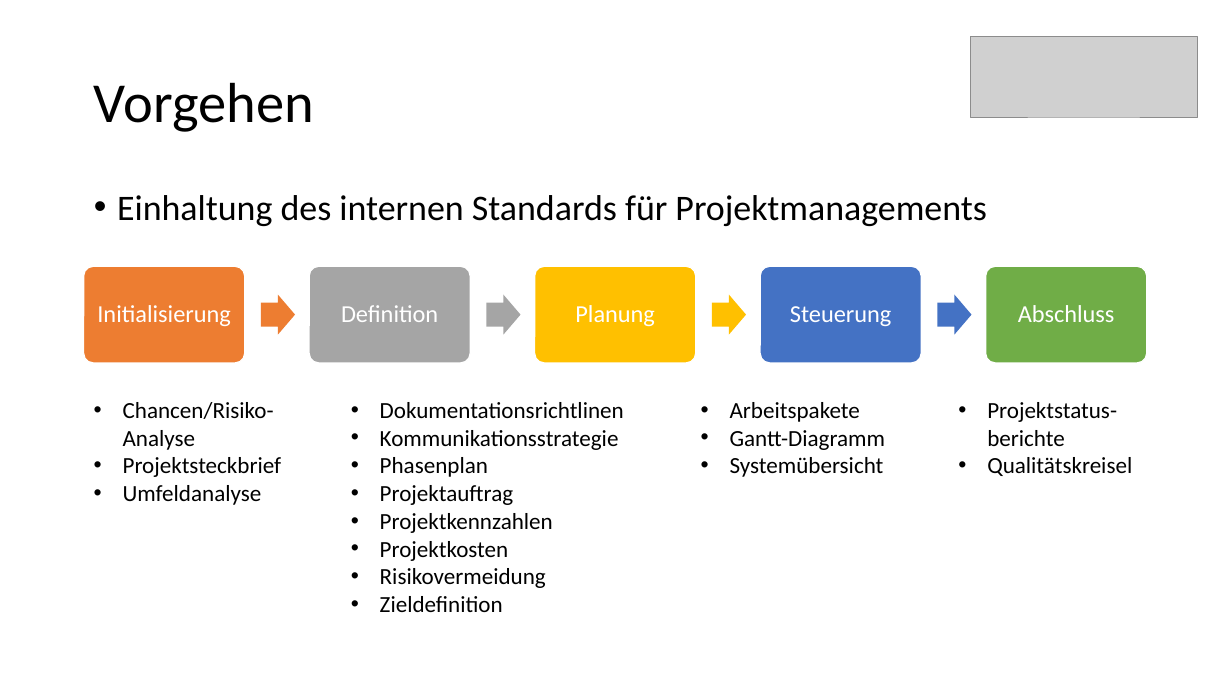
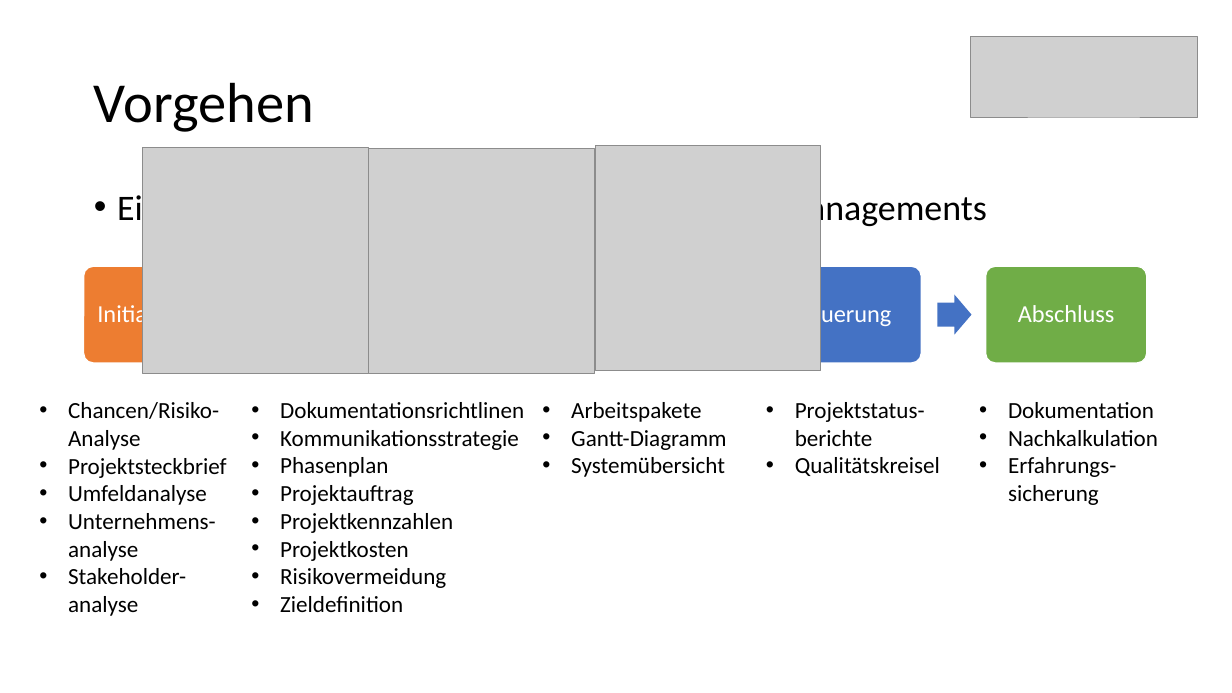
Before and after one commit to Masterarth/PM, a slide deck: slide 7 of documents/projectmanagement/Praesentationen/Vorstellung_Zwischenpräsentation_Karsten.pptx. Drawn at 1232x693 pixels with LibreOffice and Linux fonts; fonts in the diff are those of the drawing; grey boxes stand for pictures. Boxes give left, top, right and bottom in pixels: in the first picture for what was removed or moved away, otherwise in the second. Text is boxed around its words. In the diff, an @@ line names an element or a change of style, - is before the commit and + after.

```diff
--- a/documents/projectmanagement/Praesentationen/Vorstellung_Zwischenpräsentation_Karsten.pptx
+++ b/documents/projectmanagement/Praesentationen/Vorstellung_Zwischenpräsentation_Karsten.pptx
@@ picture added at bbox=[143, 148, 369, 373] @@
@@ picture added at bbox=[369, 148, 594, 373] @@
@@ picture added at bbox=[595, 145, 821, 371] @@
@@ right arrow removed at bbox=[261, 295, 295, 335] @@
@@ right arrow removed at bbox=[486, 295, 520, 335] @@
@@ right arrow removed at bbox=[712, 295, 746, 335] @@
@@ text "Chancen/Risiko-Analyse": place and size @@
-text "Chancen/Risiko-Analyse" at bbox=[123, 402, 282, 505]
+text "Chancen/Risiko-Analyse" at bbox=[68, 402, 227, 616]
@@ text "Dokumentationsrichtlinen": place and size @@
-text "Dokumentationsrichtlinen" at bbox=[380, 402, 624, 612]
+text "Dokumentationsrichtlinen" at bbox=[280, 402, 524, 612]
@@ text "Arbeitspakete": place and size @@
-text "Arbeitspakete" at bbox=[730, 402, 885, 477]
+text "Arbeitspakete" at bbox=[571, 402, 726, 477]
@@ text "Projektstatus-berichte": place and size @@
-text "Projektstatus-berichte" at bbox=[987, 402, 1132, 476]
+text "Projektstatus-berichte" at bbox=[795, 402, 940, 476]
@@ text added at bbox=[1008, 402, 1158, 505], 18 pt, text #000000 @@
+• Dokumentation
+• Nachkalkulation
+• Erfahrungs-sicherung
@@ text at bbox=[68, 513, 216, 616]: paragraphs added @@
+• Unternehmens-analyse
+• Stakeholder-analyse
```
Also in this commit, not shown: 5 other slides changed, 1 other file.
